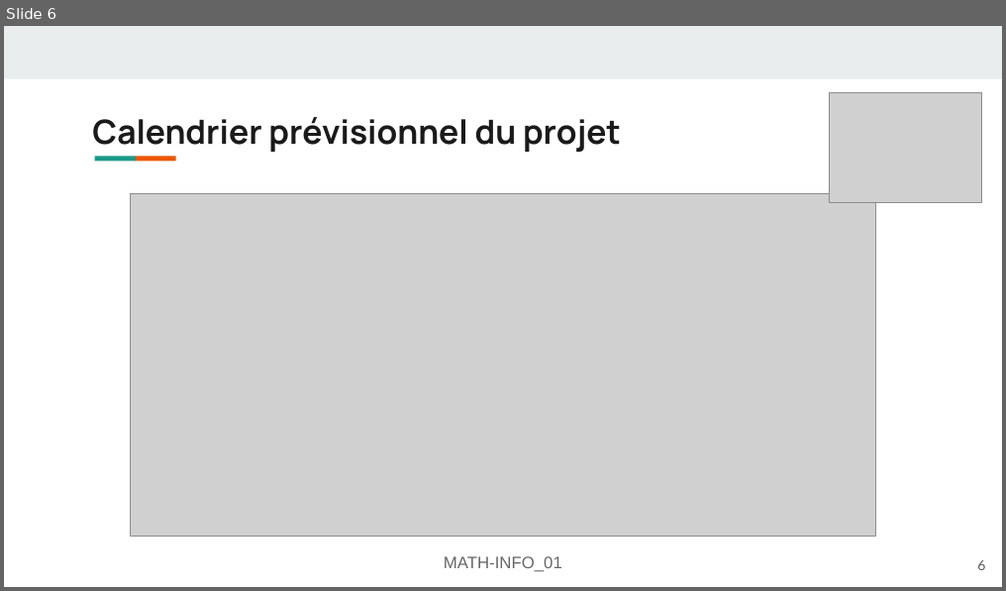
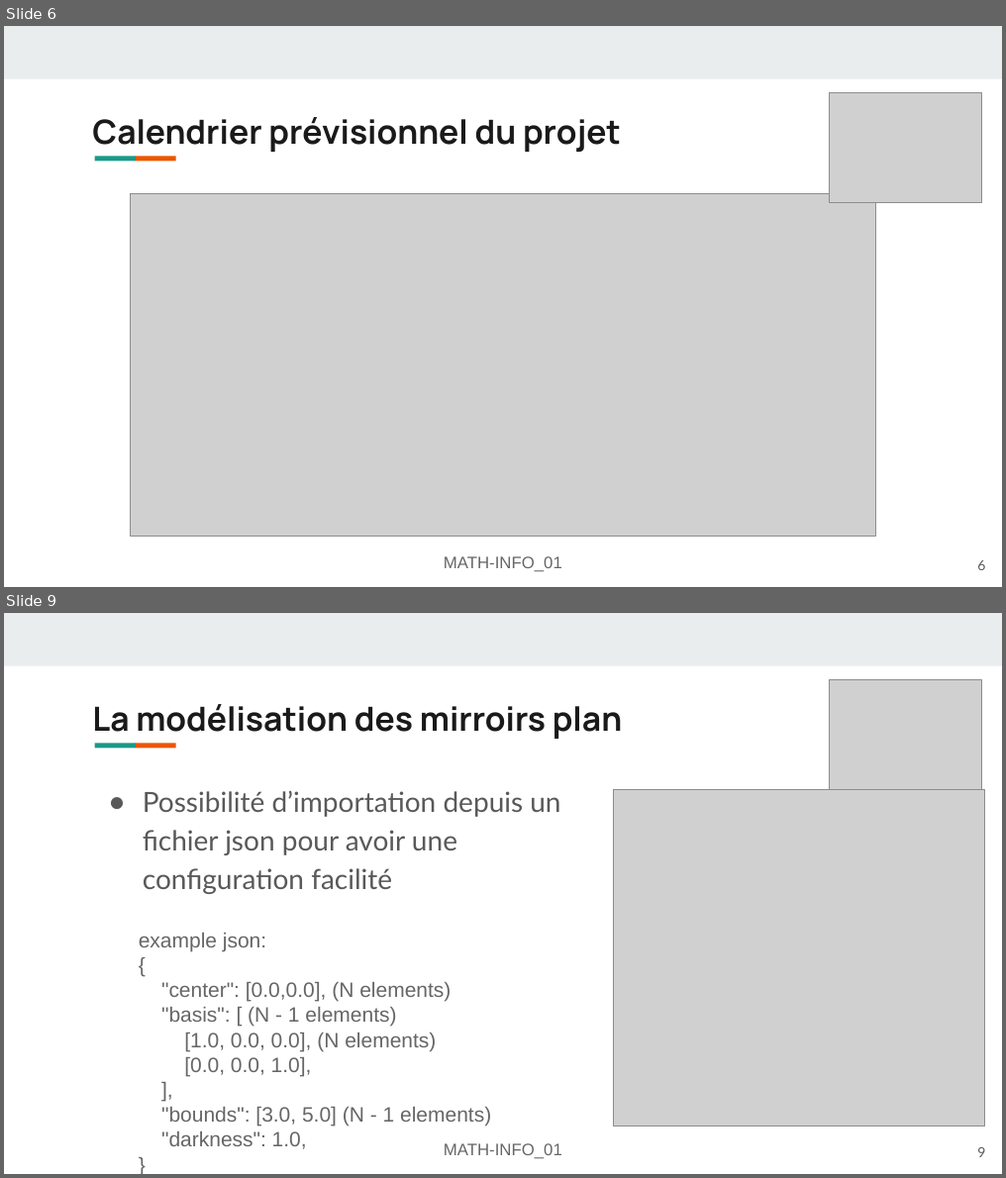
Before and after one commit to FlashOnFire/MirrorVerse, a slide deck: project_managment/presentation1.odp. Shown one above the other, each under a label of ours: slide 6 before the commit, slides 6 and 9 after it; the slides between them are not shown. The pictures are 1006x591 and 1006x1178 pixels, drawn with LibreOffice and Linux fonts; fonts in the diff are those of the drawing; grey boxes stand for pictures. Boxes give left, top, right and bottom in pixels: in the first picture for what was removed or moved away, otherwise in the second. Text is boxed around its words. In the diff, an @@ line names an element or a change of style, - is before the commit and + after.

```diff
--- a/project_managment/presentation1.odp
+++ b/project_managment/presentation1.odp
@@ slide 9 added at <box>4,613,1002,1174</box>, background #FFFFFF; not listed: 3 template elements that a slide beside it also shows @@
@@ picture added at <box>830,680,982,789</box> @@
@@ title added at <box>92,704,622,739</box>, 24.1 pt, text #1A1A1A, bold @@
+La modélisation des mirroirs plan
@@ picture added at <box>613,789,984,1127</box> @@
@@ text added at <box>143,791,560,894</box>, 20 pt, text #595959 @@
+● Possibilité d’importation depuis un fichier json pour avoir une configuration facilité
@@ text added at <box>139,933,491,1150</box>, 15 pt, text #666666 @@
+example json:
+{
+"center": [0.0,0.0], (N elements)
+"basis": [ (N - 1 elements)
+[1.0, 0.0, 0.0], (N elements)
+[0.0, 0.0, 1.0],
+],
+"bounds": [3.0, 5.0] (N - 1 elements)
+"darkness": 1.0,
+}
@@ text added at <box>444,1144,562,1159</box>, 12 pt, text #666666 @@
+MATH-INFO_01
@@ page number added at <box>977,1148,985,1157</box>, 10 pt, text #595959 @@
+9
```
Also in this commit, not shown: 3 other slides added, 2 other files.
